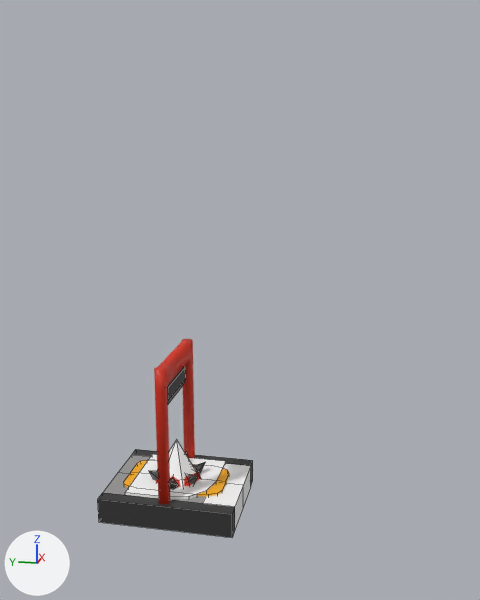
Before and after pictures for a commit that changed the FBX model Model/pauseGame.fbx.
One viewpoint serves both versions: a 50 mm camera at (-20.19, -6.24, 11.96) aimed at (0.21, -2.16, 6.86). The axes (+X, +Y, +Z) are drawn at lower left. The lights are the same throughout. Mesh edges are drawn as thin lines on the coarser meshes. Where no turn or scale is listed for an object, it has been applied to the vertices.

In view in the first picture: 'ConeParticel', 'Galotine', 'Plane.001', 'Road'.
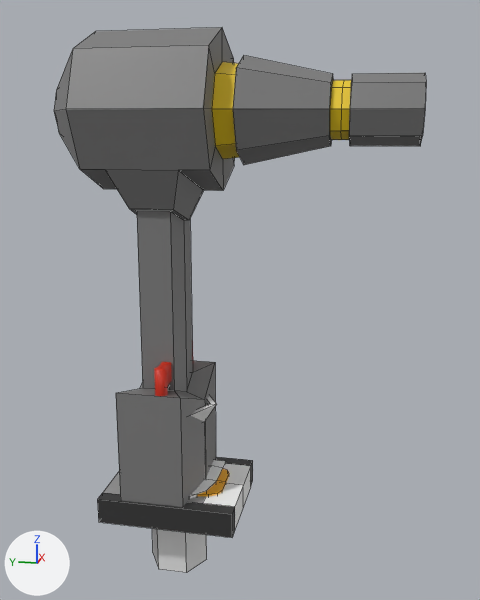
Patch to the scene script:
```diff
--- a/Model/pauseGame.fbx.py
+++ b/Model/pauseGame.fbx.py
@@ me_cylinder_002_1 @@
+me_cylinder_002_1.from_pydata(...)  # 30 vertices, 26 faces; spans x -1.23..1.23, y -1.41..1.41, z -2.63..3.3
@@ me_cylinder @@
+me_cylinder.from_pydata(...)  # 148 vertices, 140 faces; spans x -2.3..2.3, y -7.5..3.6, z 0.0..15.0
+me_cylinder.materials.append(mat_material)
@@ ob_cylinder @@
+ob_cylinder = bpy.data.objects.new('Cylinder', me_cylinder_002_1)
+ob_cylinder.location = (0.0, 0.0, 0.0)
@@ ob_canon @@
+ob_canon = bpy.data.objects.new('Canon', me_cylinder)
+ob_canon.location = (0.0, 0.0, 0.0)
```

What differs and where, as boxes [x1, y1, x2, y2] in the pictures (480 x 600 px):
'Canon', added: after [54, 27, 426, 507]
'Cylinder', added: after [152, 395, 217, 573]
'Galotine', unchanged, covered by the edit: before [154, 339, 195, 505]; after [154, 340, 193, 396]
'Plane.001', unchanged, covered by the edit: before [125, 454, 226, 500]; after [190, 460, 226, 498]
